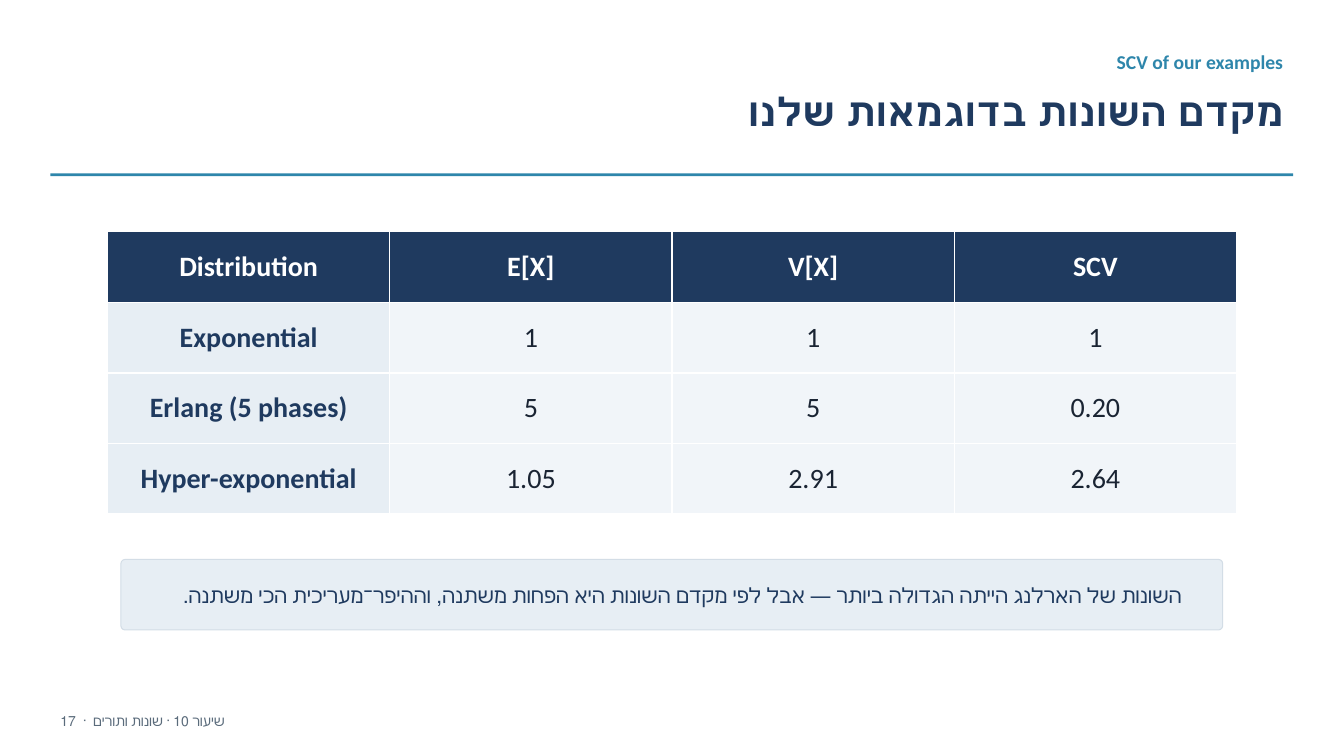
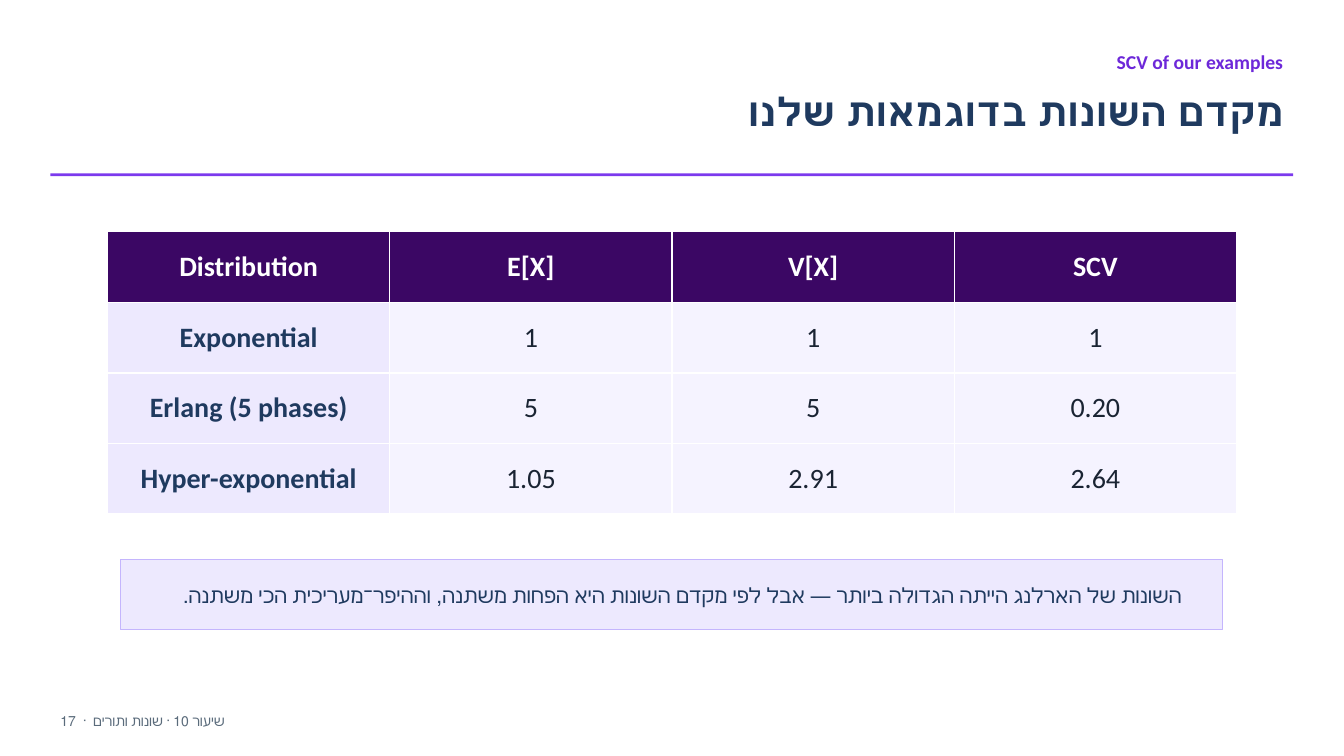
Before and after one commit to eliransher/sim_course, a slide deck: slide 18 of lectures/presentation/notebook_10_PH_SCV.pptx. Drawn at 1344x756 pixels with LibreOffice and Linux fonts; fonts in the diff are those of the drawing. Boxes give left, top, right and bottom in pixels: in the first picture for what was removed or moved away, otherwise in the second. Text is boxed around its words. In the diff, an @@ line names an element or a change of style, - is before the commit and + after.

```diff
--- a/lectures/presentation/notebook_10_PH_SCV.pptx
+++ b/lectures/presentation/notebook_10_PH_SCV.pptx
@@ text "SCV of our examples" at bbox=[1117, 55, 1283, 72]: text colour #2E86AB to #6D28D9 @@
@@ rectangle at bbox=[50, 173, 1294, 176]: fill #2E86AB to #7C3AED @@
@@ table at bbox=[108, 232, 1237, 514] @@
@@ fill #1F3A5F to #3B0764 in row 1 @@
@@ fill #E7EEF4 to #EDE9FE in 3 cells @@
@@ fill #F1F5F9 to #F5F3FF in 9 cells @@
@@ rectangle at bbox=[121, 560, 1223, 630]: rounded rectangle to rectangle; fill #E7EEF4 to #EDE9FE; outline #D3DDE6 0.75 pt to #C4B5FD 0.75 pt @@
```
Also in this commit, not shown: 24 other slides changed, 3 other files.
